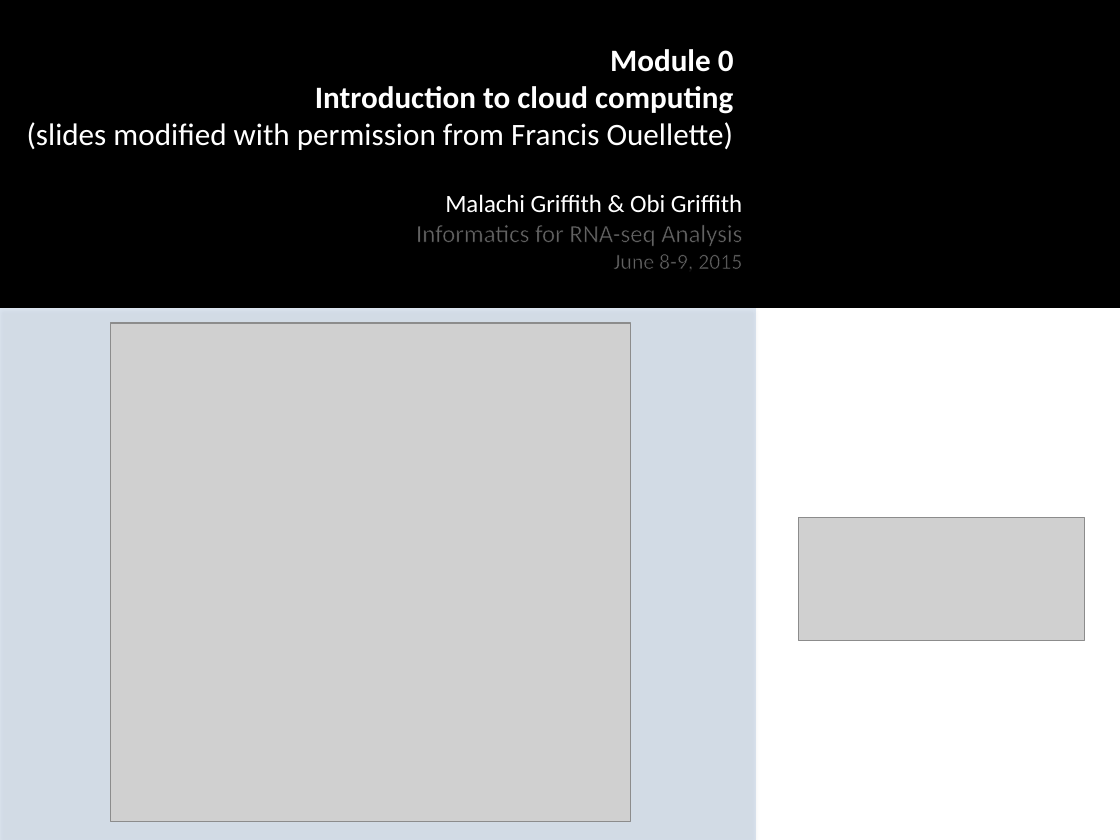
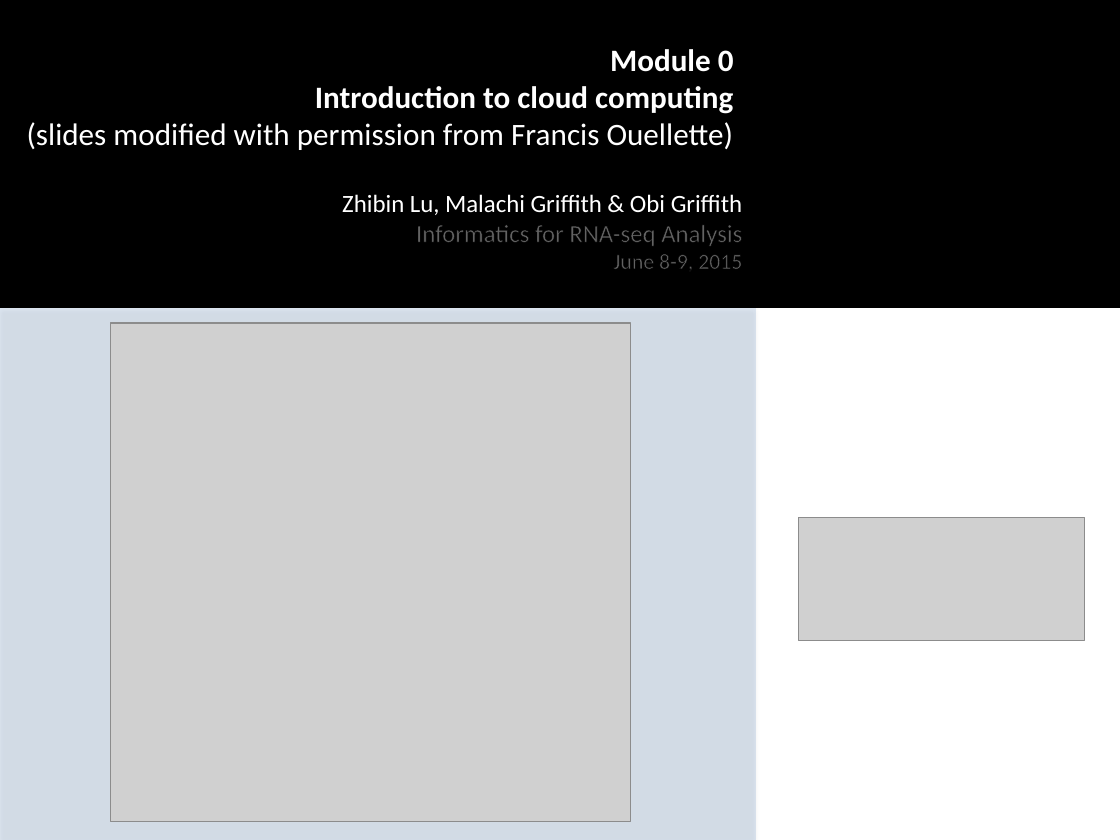
Before and after one commit to griffithlab/rnaseq_tutorial_wiki, a slide deck: slide 3 of LectureFiles/cbw/2015/RNASeq_Module0_AmazonPreTutorial.pptx. Drawn at 1120x840 pixels with LibreOffice and Linux fonts; fonts in the diff are those of the drawing; grey boxes stand for pictures. Boxes give left, top, right and bottom in pixels: in the first picture for what was removed or moved away, otherwise in the second. Text is boxed around its words. In the diff, an @@ line names an element or a change of style, - is before the commit and + after.

```diff
--- a/LectureFiles/cbw/2015/RNASeq_Module0_AmazonPreTutorial.pptx
+++ b/LectureFiles/cbw/2015/RNASeq_Module0_AmazonPreTutorial.pptx
@@ text at (342, 194, 742, 215): text changed @@
-Malachi Griffith & Obi Griffith
+Zhibin Lu, Malachi Griffith & Obi Griffith
```
Also in this commit, not shown: 1 other file.
